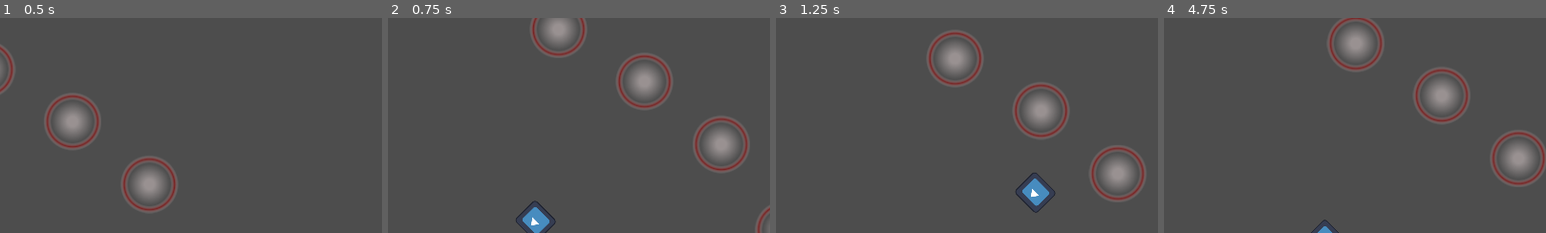
Above: before the commit, frames 1-4 (left to right).
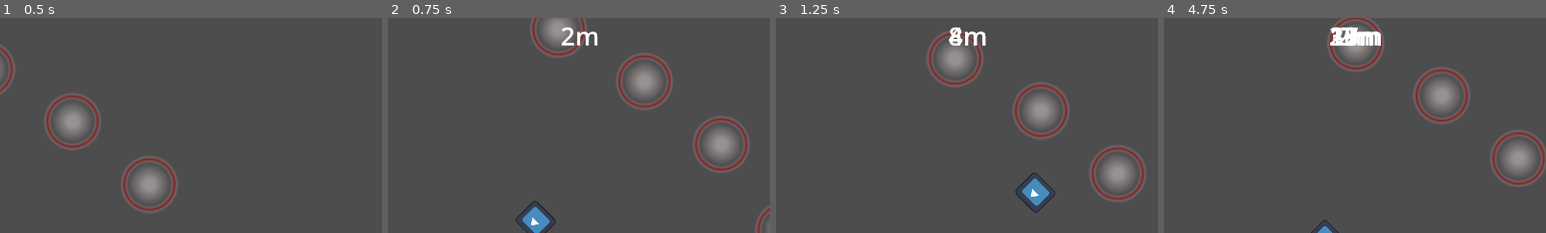
Above: after the commit, the same moments.

Repository: FaunaPolaris/BirdGameJam-Legado
Game: Godot game, scene res://canonGame/level/level.tscn
Two runs of this game, one before a commit and one after it. Both use one fixed random seed, a clock stepped at 60 frames per second and the inputs below. This scene is started directly instead of the project's main scene. The engine's default icon, where the game draws it, is replaced by a stand-in: a white triangle on a blue panel in a dark square.
Inputs:
- Up to frame 1 (0.5 s): no input
- Up to frame 2 (0.75 s): tap Enter (ui_accept) at 0.5 s; hold Right (ui_right) from 0.53 s (still down)
- Up to frame 3 (1.25 s): keep holding Right (ui_right); tap Enter (ui_accept) at 0.77 s
- Up to frame 4 (4.75 s): release Right (ui_right) at 1.28 s; hold Down (ui_down) 1.28-2.03 s; tap Enter (ui_accept) at 1.52, 3.02, 3.77, 4.52 s; hold Right (ui_right) 2.03-2.78 s; hold Up (ui_up) 2.78-3.53 s; hold Left (ui_left) from 3.53 s (still down)
The pictures show only the part of the screen within x 25-75%, y 0-50%; the shares and areas given below are measured in that part.

Frame 1 is identical in both runs. In frame 2, 0.4% of the frame differs, in the area x 45-55%, y 4-13%; in frame 3, 0.5%; in frame 4, 0.9%, in the area x 43-57%, y 4-13%.

Commit message:
stopping

Diff:
--- /dev/null
+++ b/canonGame/distanceCounter/distance_counter.gd
@@ -0,0 +1,15 @@
+extends CanvasLayer
+
+var	last_distance	: int
+var	timeout			: int = 0
+
+func	setDistance(distance : int):
+	if timeout > 300:
+		$Label.text = str("stoped")
+		return
+	if last_distance == distance:
+		timeout += 1
+	else:
+		timeout = 0
+	last_distance = distance
+	$Label.text = str(distance ,"m")
--- /dev/null
+++ b/canonGame/distanceCounter/distance_counter.tscn
@@ -0,0 +1,17 @@
+[gd_scene load_steps=3 format=3 uid="uid://ch4no1kmuawrs"]
+
+[ext_resource type="Script" uid="uid://u6u3pc2b1q5h" path="res://canonGame/distanceCounter/distance_counter.gd" id="1_6xkdt"]
+
+[sub_resource type="LabelSettings" id="LabelSettings_vlbcd"]
+font_size = 64
+
+[node name="distanceCounter" type="CanvasLayer"]
+script = ExtResource("1_6xkdt")
+
+[node name="Label" type="Label" parent="."]
+custom_minimum_size = Vector2(1920, 0)
+offset_right = 1909.0
+offset_bottom = 23.0
+text = "000000 m"
+label_settings = SubResource("LabelSettings_vlbcd")
+horizontal_alignment = 1
--- a/canonGame/level/level.tscn
+++ b/canonGame/level/level.tscn
@@ -1,9 +1,12 @@
-[gd_scene load_steps=7 format=3 uid="uid://j0ll3p56344r"]
+[gd_scene load_steps=8 format=3 uid="uid://j0ll3p56344r"]
 
 [ext_resource type="PackedScene" uid="uid://t52keyqcvf2n" path="res://canonGame/canon/canon.tscn" id="1_1njy3"]
 [ext_resource type="Shader" uid="uid://cx6ooffi7n41c" path="res://canonGame/level/water.gdshader" id="2_64f4c"]
 [ext_resource type="Script" uid="uid://bds05ofn7ocoj" path="res://canonGame/level/camera_2d.gd" id="2_nel4u"]
 [ext_resource type="PackedScene" uid="uid://pia88a6c3b1i" path="res://canonGame/impulse/impulse.tscn" id="4_vnhku"]
+
+[sub_resource type="PhysicsMaterial" id="PhysicsMaterial_vnhku"]
+rough = true
 
 [sub_resource type="RectangleShape2D" id="RectangleShape2D_nel4u"]
 size = Vector2(4804.5, 91)
@@ -35,6 +38,7 @@
 script = ExtResource("2_nel4u")
 
 [node name="floor" type="StaticBody2D" parent="."]
+physics_material_override = SubResource("PhysicsMaterial_vnhku")
 
 [node name="collision" type="CollisionShape2D" parent="floor"]
 position = Vector2(2407.75, 83)
--- a/canonGame/mainCharacter/main_character.gd
+++ b/canonGame/mainCharacter/main_character.gd
@@ -3,6 +3,9 @@
 var	supposed_rotation	: float = 0
 
 var original_pos : Vector2 = Vector2.ZERO
+
+func	_process(delta: float) -> void:
+	$distanceCounter.setDistance((global_position.x - original_pos.x) / 100)
 
 func	_ready() -> void:
 	rotation = supposed_rotation
--- a/canonGame/mainCharacter/main_character.tscn
+++ b/canonGame/mainCharacter/main_character.tscn
@@ -1,7 +1,8 @@
-[gd_scene load_steps=5 format=3 uid="uid://c5xl5nd4ofm1d"]
+[gd_scene load_steps=6 format=3 uid="uid://c5xl5nd4ofm1d"]
 
 [ext_resource type="Script" uid="uid://cadcfd4beb3wt" path="res://canonGame/mainCharacter/main_character.gd" id="1_exv1e"]
 [ext_resource type="Texture2D" uid="uid://o7vchi5epwkd" path="res://icon.svg" id="2_vedcc"]
+[ext_resource type="PackedScene" uid="uid://ch4no1kmuawrs" path="res://canonGame/distanceCounter/distance_counter.tscn" id="3_lhhoq"]
 
 [sub_resource type="PhysicsMaterial" id="PhysicsMaterial_7l5se"]
 
@@ -20,3 +21,5 @@
 [node name="art" type="Sprite2D" parent="."]
 scale = Vector2(0.619435, 0.582997)
 texture = ExtResource("2_vedcc")
+
+[node name="distanceCounter" parent="." instance=ExtResource("3_lhhoq")]
Not shown, added: canonGame/distanceCounter/distance_counter.gd.uid
